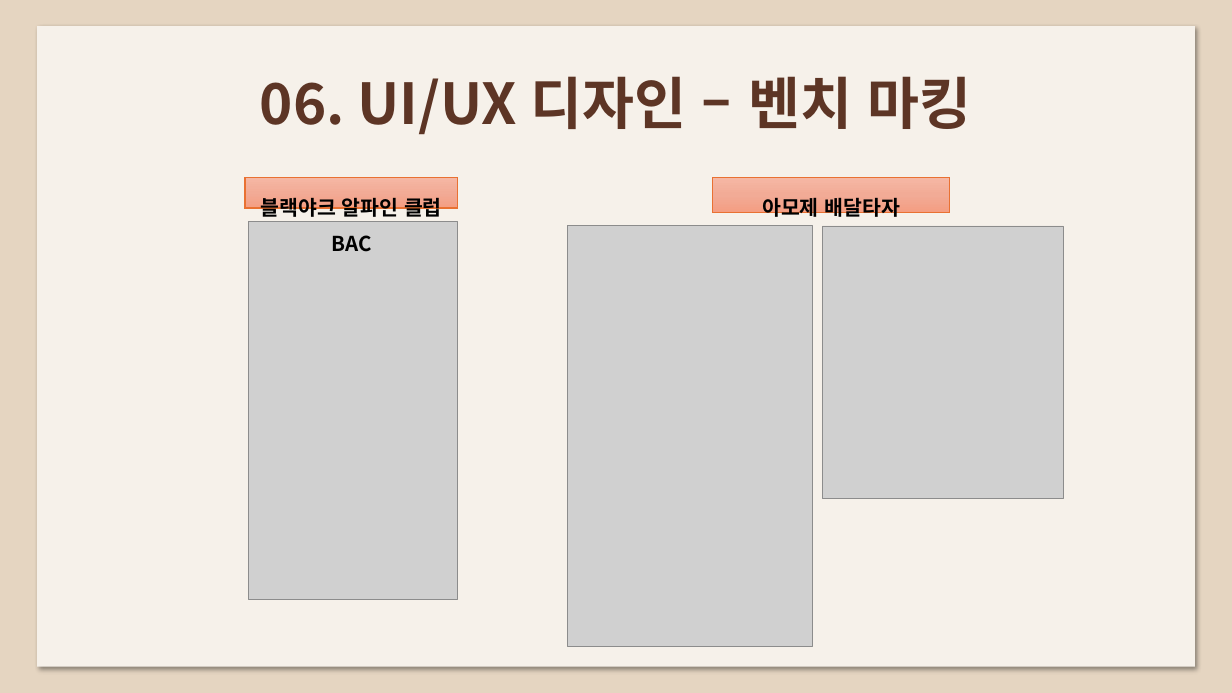
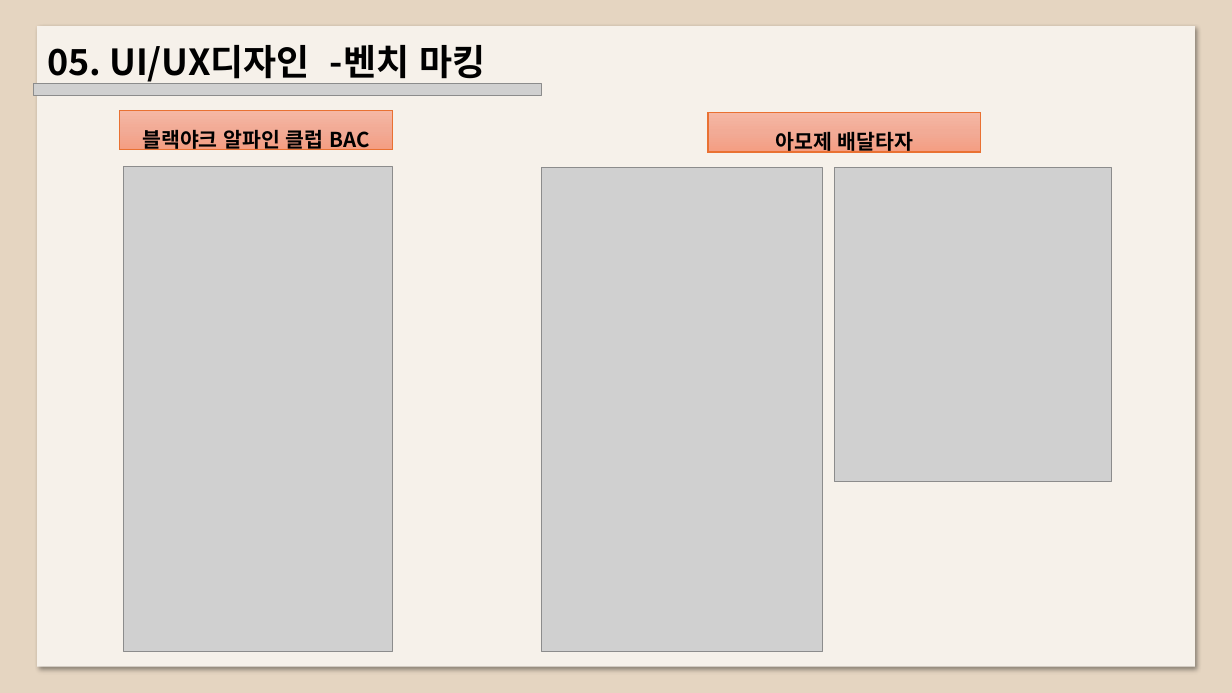
Before and after one commit to jflower52/portfolio, a slide deck: slide 13 of report/todayhanbbang.pptx (slide 12 before the commit). Drawn at 1232x693 pixels with LibreOffice and Linux fonts; fonts in the diff are those of the drawing; grey boxes stand for pictures. Boxes give left, top, right and bottom in pixels: in the first picture for what was removed or moved away, otherwise in the second. Text is boxed around its words. In the diff, an @@ line names an element or a change of style, - is before the commit and + after.

```diff
--- a/report/todayhanbbang.pptx
+++ b/report/todayhanbbang.pptx
@@ text at box(47, 45, 485, 84): text changed; size 44 to 28 pt; text colour #5D3525 to #000000 @@
-06. UI/UX 디자인 – 벤치 마킹
+05. UI/UX디자인 -벤치 마킹
@@ picture added at box(34, 84, 543, 95) @@
@@ rectangle "블랙야크 알파인 클럽 BAC": place and size @@
-rectangle "블랙야크 알파인 클럽 BAC" at box(245, 177, 457, 208)
+rectangle "블랙야크 알파인 클럽 BAC" at box(119, 111, 393, 150)
@@ rectangle "아모제 배달타자": place and size @@
-rectangle "아모제 배달타자" at box(713, 177, 950, 213)
+rectangle "아모제 배달타자" at box(708, 112, 981, 152)
@@ picture: place and size @@
-picture at box(249, 221, 458, 599)
+picture at box(124, 166, 393, 652)
@@ picture: place and size @@
-picture at box(568, 226, 813, 647)
+picture at box(542, 168, 823, 653)
@@ picture: place and size @@
-picture at box(823, 226, 1063, 499)
+picture at box(835, 168, 1112, 482)
```
Also in this commit, not shown: 21 other slides changed, 9 slides added, 10 slides removed, 1 other file.
